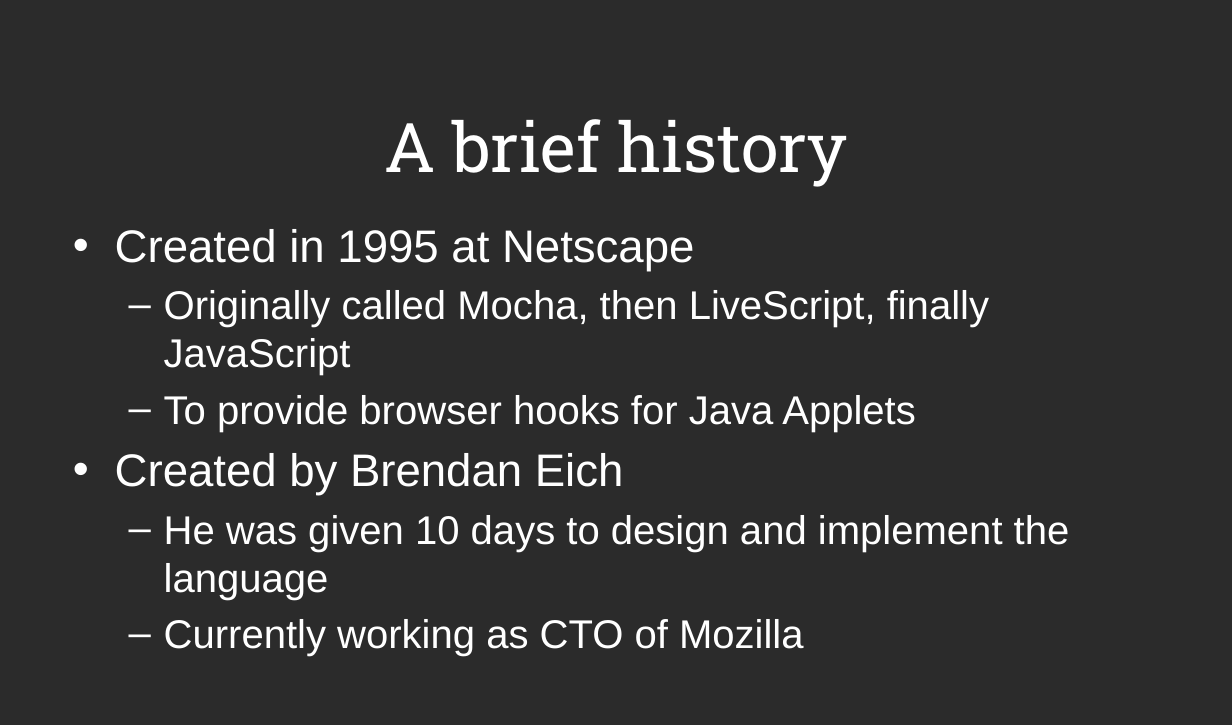
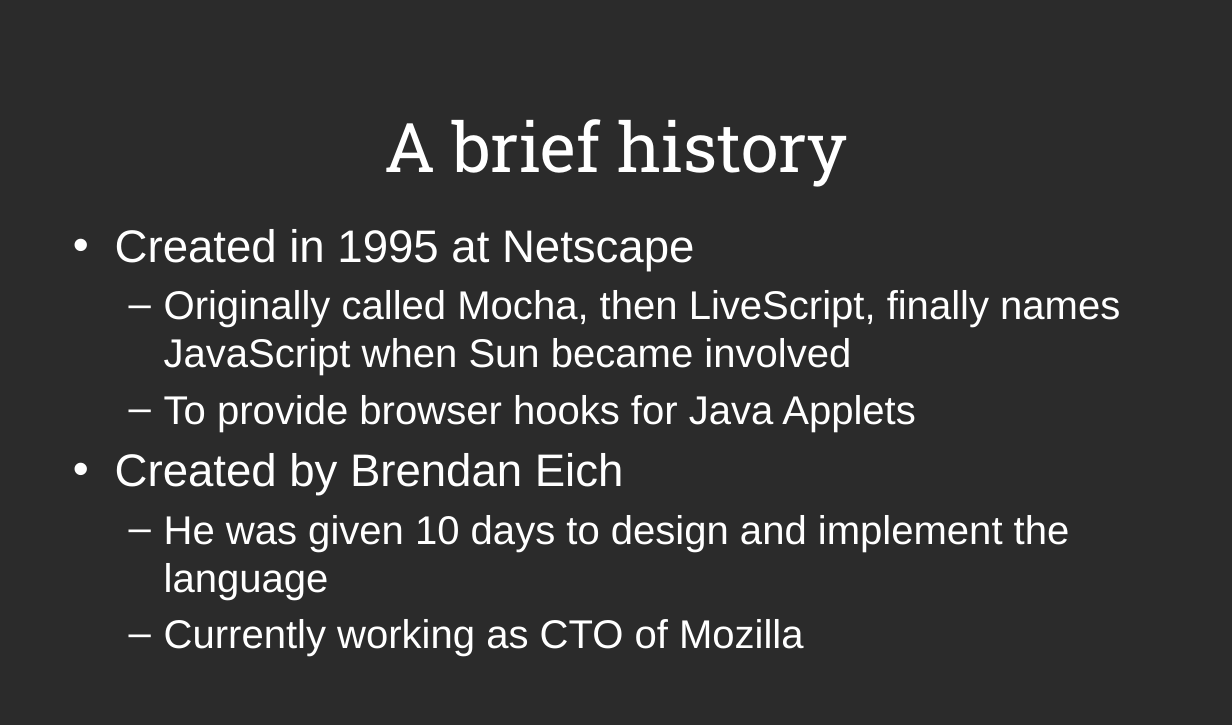
Before and after one commit to JasonOffutt/RefreshCache2011, a slide deck: slide 2 of js-bootcamp/js-bootcamp.pptx. Drawn at 1232x725 pixels with LibreOffice and Linux fonts; fonts in the diff are those of the drawing; background and template pictures are left out; a plain dark background stands for a picture behind light text. Boxes give left, top, right and bottom in pixels: in the first picture for what was removed or moved away, otherwise in the second. Text is boxed around its words. In the diff, an @@ line names an element or a change of style, - is before the commit and + after.

```diff
--- a/js-bootcamp/js-bootcamp.pptx
+++ b/js-bootcamp/js-bootcamp.pptx
@@ text at bbox=[164, 290, 1120, 376]: text changed @@
-  – Originally called Mocha, then LiveScript, finally JavaScript
+  – Originally called Mocha, then LiveScript, finally names JavaScript when Sun became involved
```
Also in this commit, not shown: 2 other files.
